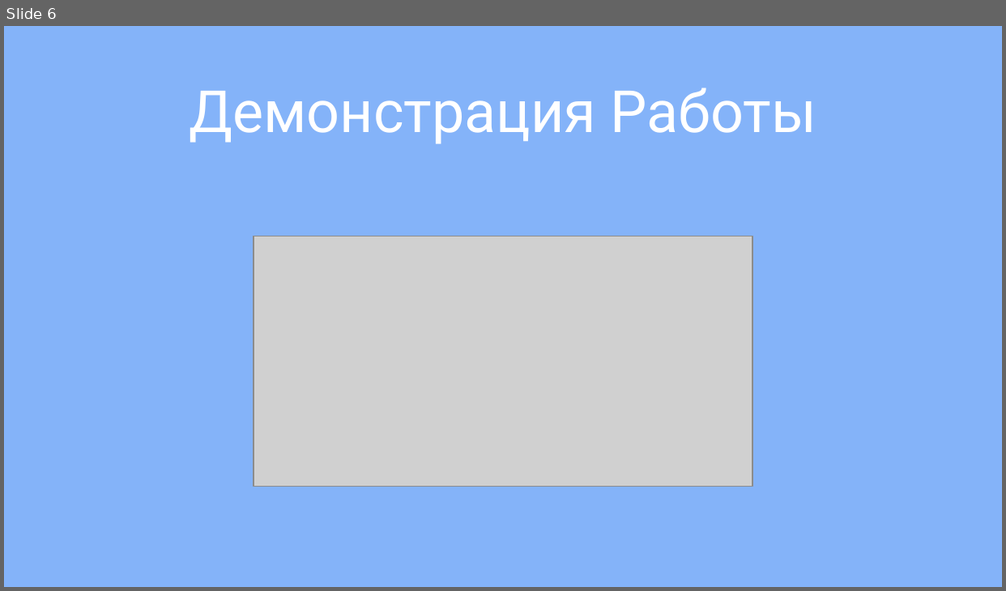
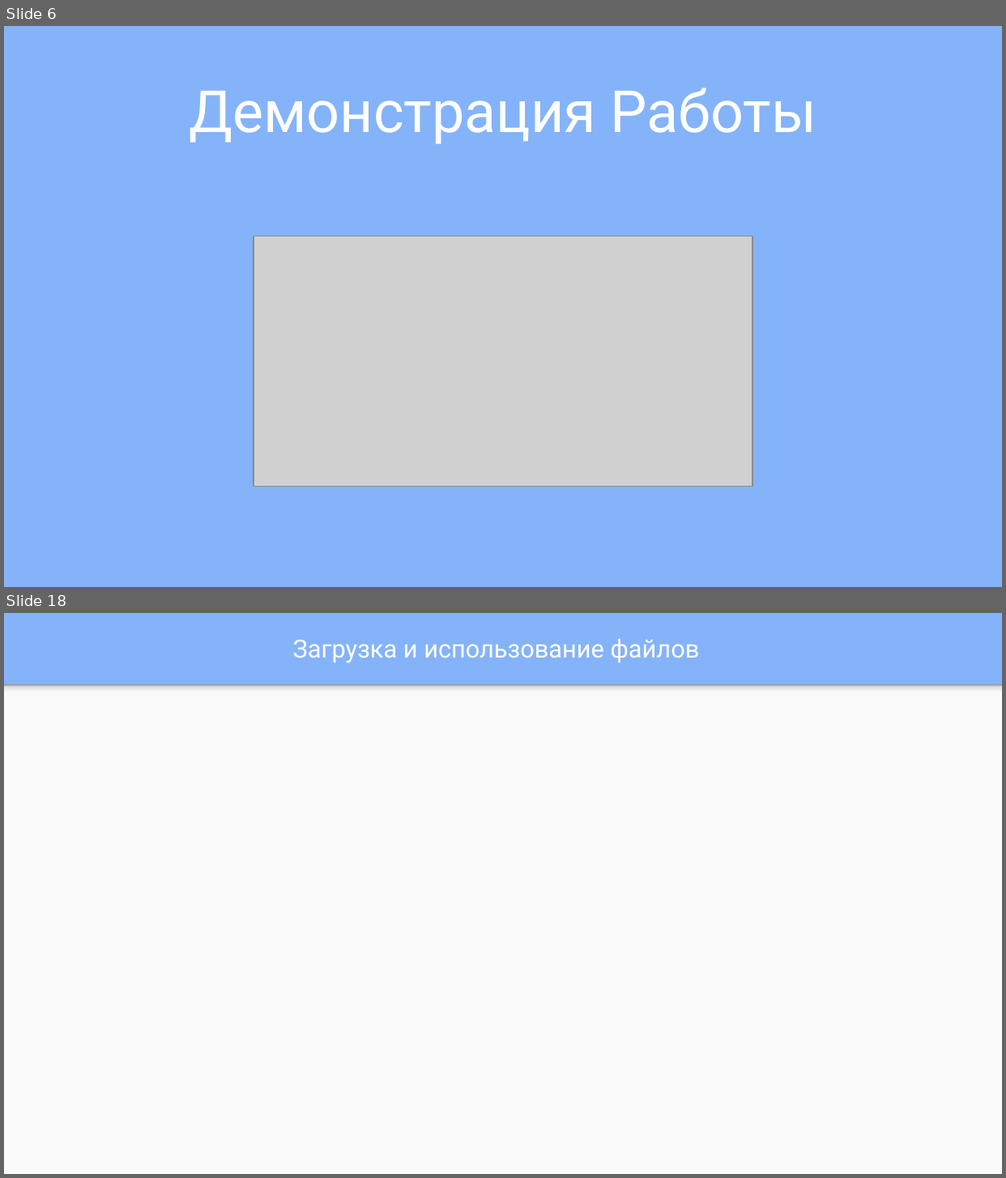
Before and after one commit to BearForesterSmallBeef/TeacherAndParent, a slide deck: materials/presentation/presentation.pptx. Shown one above the other, each under a label of ours: slide 6 before the commit, slides 6 and 18 after it; the slides between them are not shown. The pictures are 1006x591 and 1006x1178 pixels, drawn with LibreOffice and Linux fonts; fonts in the diff are those of the drawing; grey boxes stand for pictures. Boxes give left, top, right and bottom in pixels: in the first picture for what was removed or moved away, otherwise in the second. Text is boxed around its words. In the diff, an @@ line names an element or a change of style, - is before the commit and + after.

```diff
--- a/materials/presentation/presentation.pptx
+++ b/materials/presentation/presentation.pptx
@@ slide 18 added at (4, 613, 1002, 1174), background #84B3F9 @@
@@ title added at (293, 639, 700, 663), 18 pt, text #FFFFFF @@
+Загрузка и использование файлов
@@ rectangle added at (4, 685, 1002, 1174), fill #FAFAFA @@
@@ rectangle added at (4, 685, 1002, 696), fill gradient #F9F9F9 to #DEDEDE to #999999 @@
```
Also in this commit, not shown: 16 other slides added, 28 other files.
